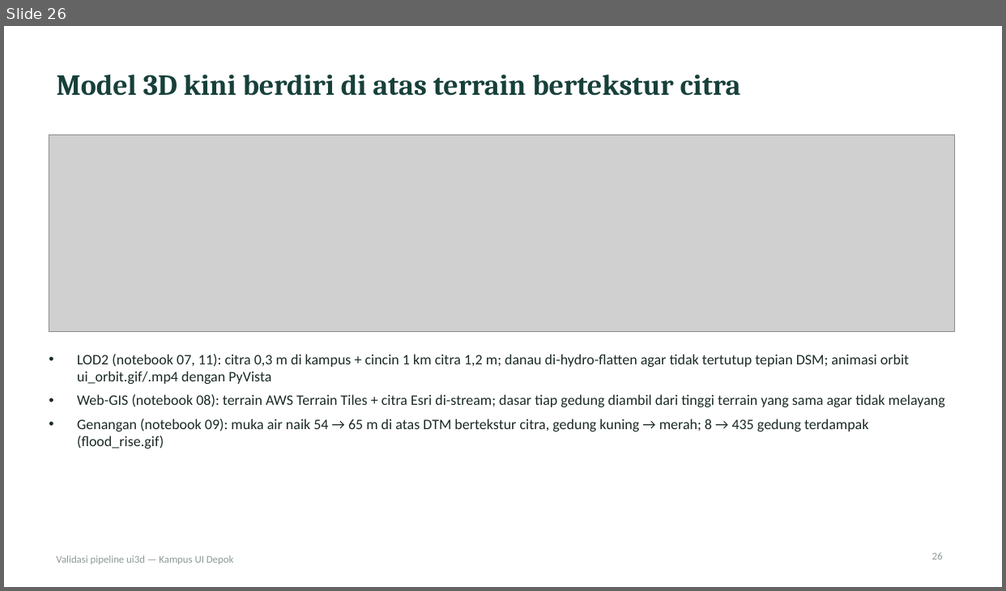
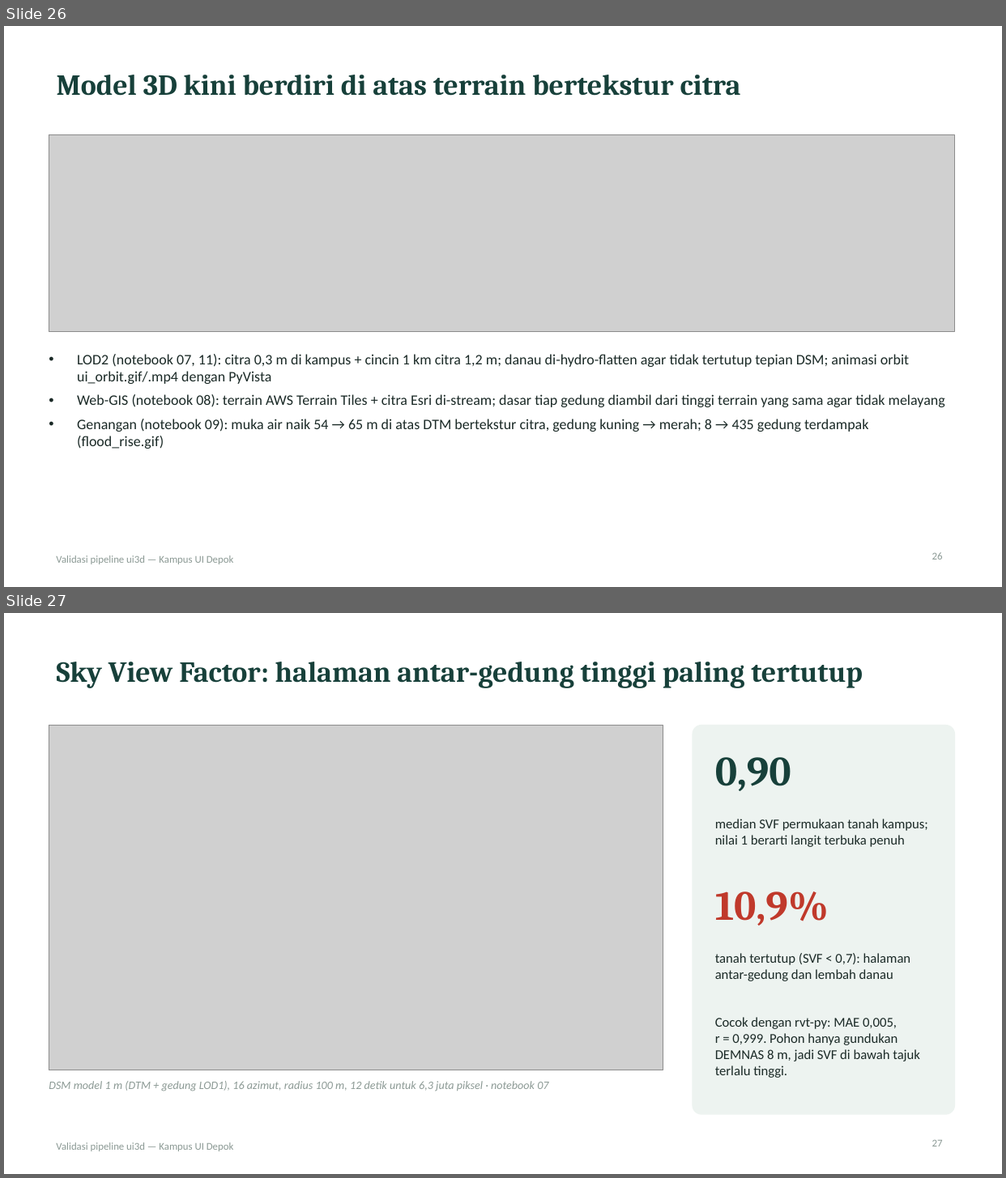
Before and after one commit to Zaki-Fadlan/3d_modeling_GIS_bahan_ajar, a slide deck: ui3d/presentasi_validasi_ui3d.pptx. Shown one above the other, each under a label of ours: slide 26 before the commit, slides 26 and 27 after it. The pictures are 1006x591 and 1006x1178 pixels, drawn with LibreOffice and Linux fonts; fonts in the diff are those of the drawing; grey boxes stand for pictures. Boxes give left, top, right and bottom in pixels: in the first picture for what was removed or moved away, otherwise in the second. Text is boxed around its words. In the diff, an @@ line names an element or a change of style, - is before the commit and + after.

```diff
--- a/ui3d/presentasi_validasi_ui3d.pptx
+++ b/ui3d/presentasi_validasi_ui3d.pptx
@@ slide 27 added at [4, 613, 1002, 1174], background #FFFFFF; not listed: 1 template element that a slide beside it also shows @@
@@ title added at [57, 662, 863, 688], 28 pt, text #17403A, bold @@
+Sky View Factor: halaman antar-gedung tinggi paling tertutup
@@ picture added at [49, 726, 663, 1071] @@
@@ rounded rectangle added at [692, 726, 955, 1114], fill #EDF3F0, outline #EDF3F0 1 pt @@
@@ text added at [715, 757, 791, 791], 40 pt, text #17403A, bold @@
+0,90
@@ text added at [715, 819, 928, 847], 13 pt, text #1B2A27 @@
+median SVF permukaan tanah kampus; nilai 1 berarti langit terbuka penuh
@@ text added at [715, 892, 829, 926], 40 pt, text #C0392B, bold @@
+10,9%
@@ text added at [715, 953, 911, 982], 13 pt, text #1B2A27 @@
+tanah tertutup (SVF < 0,7): halaman antar-gedung dan lembah danau
@@ text added at [715, 1017, 920, 1078], 13 pt, text #1B2A27 @@
+Cocok dengan rvt-py: MAE 0,005, r = 0,999. Pohon hanya gundukan DEMNAS 8 m, jadi SVF di bawah tajuk terlalu tinggi.
@@ text added at [49, 1081, 548, 1092], 11 pt, text #8C9A95, italic @@
+DSM model 1 m (DTM + gedung LOD1), 16 azimut, radius 100 m, 12 detik untuk 6,3 juta piksel · notebook 07
@@ page number added at [932, 1140, 943, 1147], 10 pt, text #8C9A95 @@
+27
```
Also in this commit, not shown: 10 other files.
